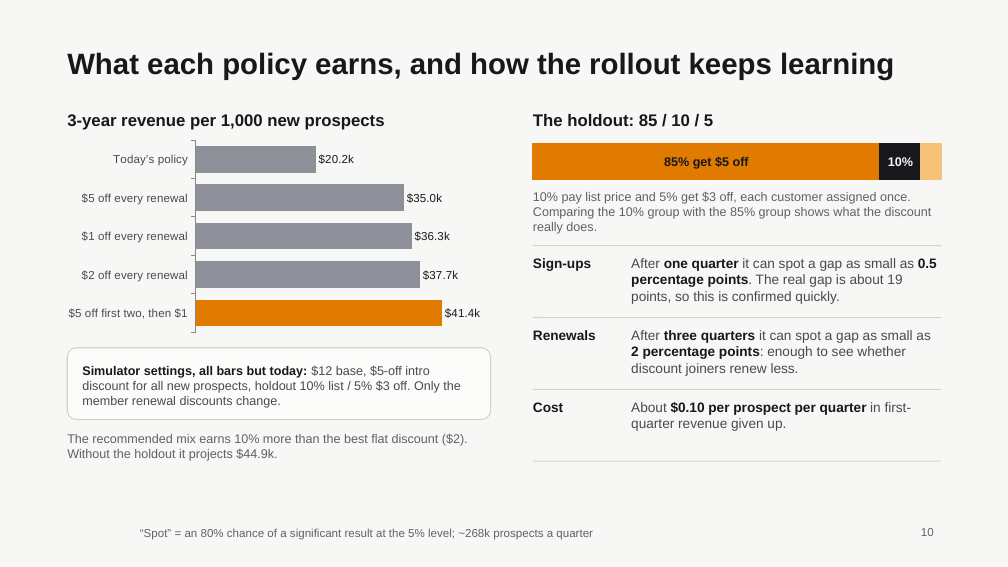
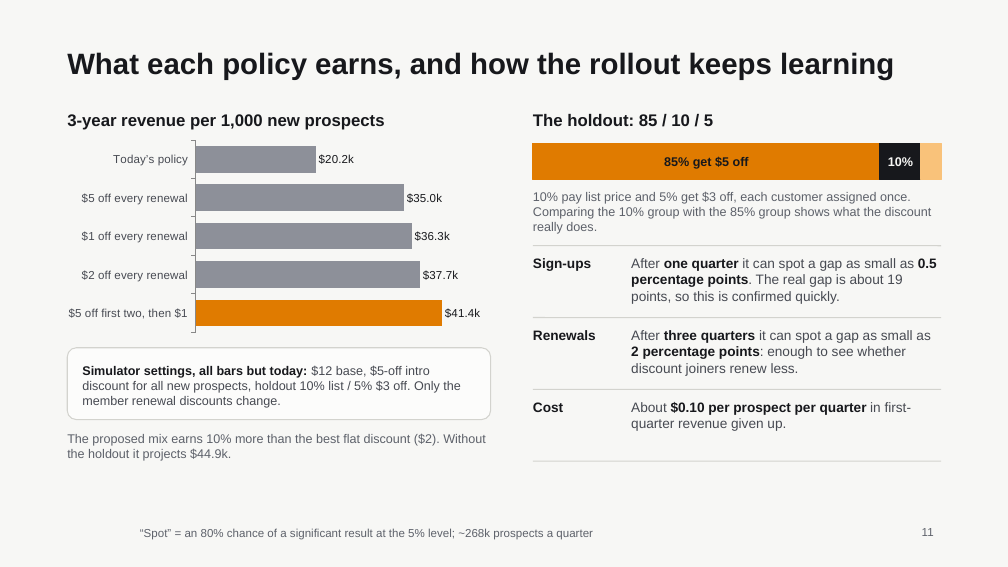
Before and after one commit to itacky/lorehaven-pricing, a slide deck: slide 11 of presentation/Evaluating_the_Lorehaven_Pricing_Strategy.pptx (slide 10 before the commit). Drawn at 1008x567 pixels with LibreOffice and Linux fonts; fonts in the diff are those of the drawing; background and template pictures are left out. Boxes give left, top, right and bottom in pixels: in the first picture for what was removed or moved away, otherwise in the second. Text is boxed around its words. In the diff, an @@ line names an element or a change of style, - is before the commit and + after.

```diff
--- a/presentation/Evaluating_the_Lorehaven_Pricing_Strategy.pptx
+++ b/presentation/Evaluating_the_Lorehaven_Pricing_Strategy.pptx
@@ text at (x1=67, y1=434, x2=486, y2=461): text changed @@
-The recommended mix earns 10% more than the best flat discount ($2). Without the holdout it projects $44.9k.
+The proposed mix earns 10% more than the best flat discount ($2). Without the holdout it projects $44.9k.
@@ page number at (x1=922, y1=528, x2=934, y2=536): text changed @@
-10
+11
```
Also in this commit, not shown: 3 other slides changed, 1 slide added, 3 other files.
